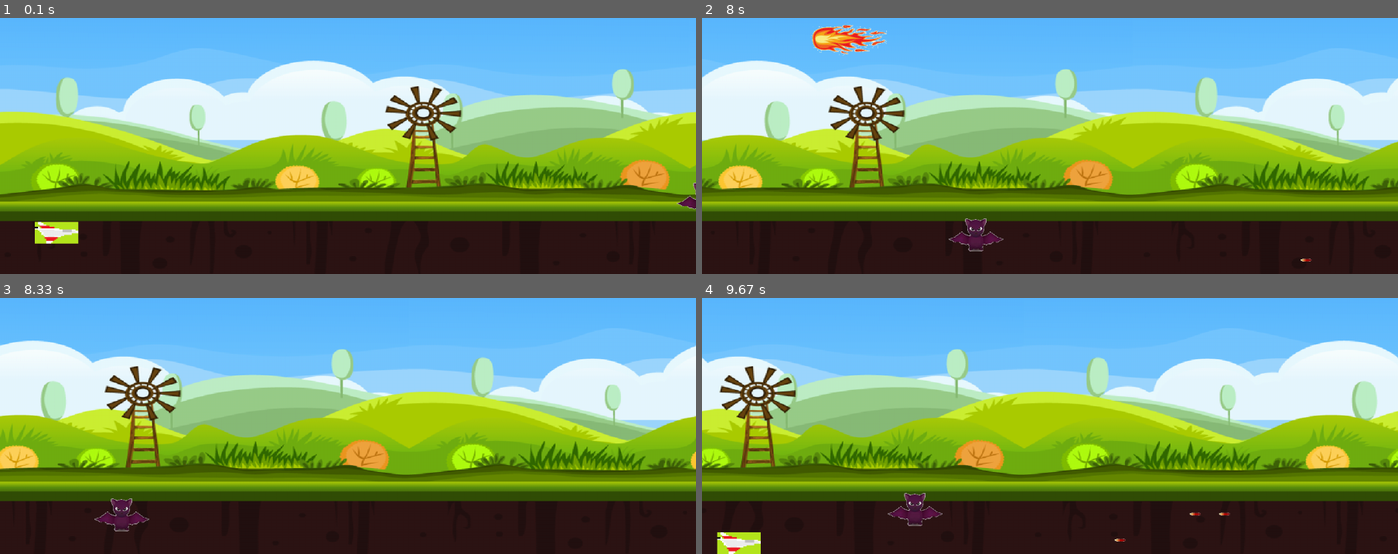
Above: before the commit, frames 1-4 (two rows, left to right).
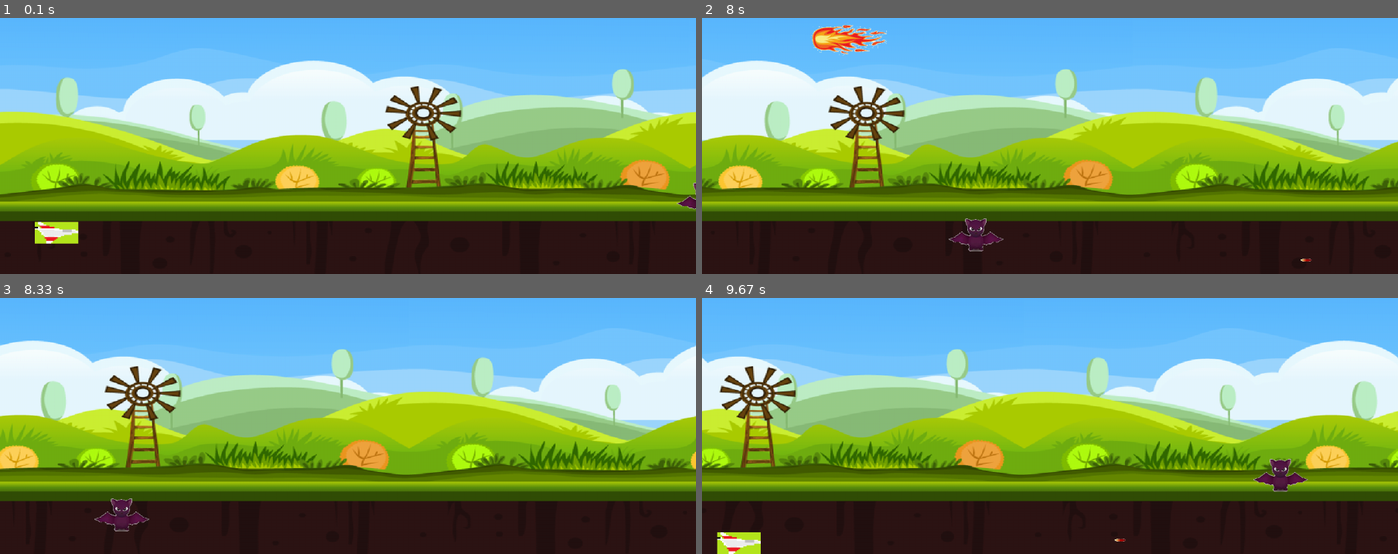
Above: after the commit, the same moments.

Repository: DJmong/Pygame
Game: pygame game, started from main.py
The game is run twice, just before and just after one commit, with the same random seed, the same clock (stepped at 60 frames per second) and the same inputs.
Inputs:
- Up to frame 1 (0.1 s): no input
- Up to frame 2 (8 s): tap Ctrl at 0.33, 0.73, 1.03, 1.23, 1.57, 1.87, 4.47, 4.87, 5.17, 5.37, 5.67, 5.87, 6.2, 6.5, 6.7, 7, 7.27, 7.6, 7.9 s; hold Right 0.67-1.13 s; hold Up 1.17-1.47 s; hold Right 1.5-1.97 s; hold Down 4.4-4.77 s; hold Left 4.8-5.27 s; hold Right 5.3-5.77 s; hold Up 5.8-6.1 s; hold Right 6.13-6.6 s; hold Left 6.63-7.17 s; hold Down 7.2-7.5 s; hold Left 7.53-7.93 s; hold Up from 7.97 s (still down)
- Up to frame 3 (8.33 s): keep holding Up; tap Ctrl at 8.03 s
- Up to frame 4 (9.67 s): release Up at 8.33 s; hold Right 8.37-9 s; tap Ctrl at 8.43, 8.73, 9.1, 9.5 s; hold Down 9.03-9.4 s; hold Left from 9.43 s (still down)

Frames 1-3 are identical in both runs. In frame 4, 1.0% of the frame differs, in the area x 26-88%, y 62-90%.

Commit message:
Modify Bullet Collision Algorithym Add Bullet Remove Case, > if bullet is hide from window,    then, remove bullet

Diff:
--- a/main.py
+++ b/main.py
@@ -58,7 +58,7 @@
 
     bullet_list = []
 
-    isShotBat = False
+    batDeath = False
     boom_count = 0
 
     user.setLocation(width * 0.05, height * 0.8)
@@ -164,8 +164,18 @@
         bat_x, bat_y = bat.getLocation()
         #bullet check for bat
         if len(bullet_list) != 0:
-            for i, bxy in enumerate(bullet_list):
-                isShotBat = False
+            for bullet in bullet_list:
+                isShotBat = eg.chk_Collision(bullet, bat)
+                if isShotBat == True:
+                    bullet_list.remove(bullet)
+                    batDeath = True
+                    continue
+                b_x, b_y = bullet.getLocation()
+
+                if b_y > height or b_y < 0 or b_x > width or b_x < 0:
+                    bullet_list.remove(bullet)
+
+
                 '''
                 if bxy[0] >= width:
                     if bxy[1] > bat_y and bxy[1] < bat_y + bat_height:
@@ -195,13 +205,13 @@
 
         bat_x, bat_y = bat.getLocation()
 
-        if not isShotBat:
+        if not batDeath:
             drawObject(bat.getImage(), bat_x, bat_y)
         else:
             drawObject(boom, bat_x, bat_y)
             bgm.playSfx('sfx.mp3')
             bat.setLocation(width, random.randrange(0, height - bat_height))
-            isShotBat = False
+            batDeath = False
             # bgm.playSfx('stop.mp3')
 
         if len(bullet_list) != 0:
--- a/source/character.py
+++ b/source/character.py
@@ -71,11 +71,16 @@
         super().__init__(image)
         self.hp = hp
 
+    def getHp(self):
+        return self.hp
+
     def __add__(self, hp):
         self.hp += hp
 
     def __sub__(self, hp):
         self.hp -= hp
+
+
 
 
 class Bullet(Unit):
--- a/source/engine.py
+++ b/source/engine.py
@@ -17,9 +17,18 @@
         list_unit.remove(unit)
 
 def chk_Collision(unit_a, unit_b):
-    Rect_a = unit_a.getRect()
-    Rect_b = unit_b.getRect()
-    return Rect_a.colliderect(Rect_b)
+    x_a, y_a = unit_a.getLocation()
+    w_a, h_a = unit_a.getSize()
+
+    x_b, y_b = unit_b.getLocation()
+    w_b, h_b = unit_b.getSize()
+
+    if x_a + w_a > x_b:
+        if (y_a > y_b and y_a < y_b + h_b) or\
+        (y_a + h_a > y_b and y_a + h_a < y_b + h_b):
+            return True
+    return False
+
 
 
 if __name__ == '__main__':
